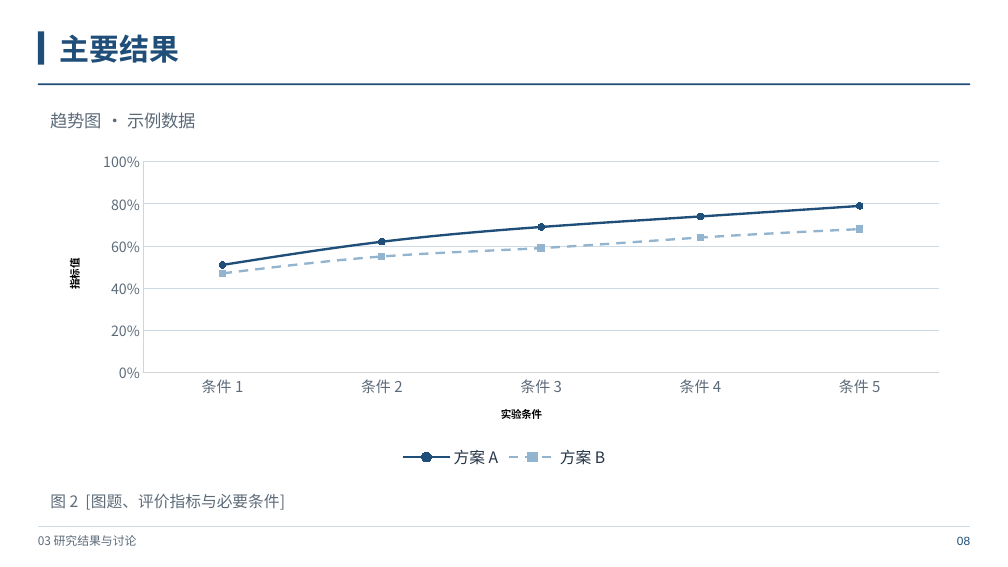
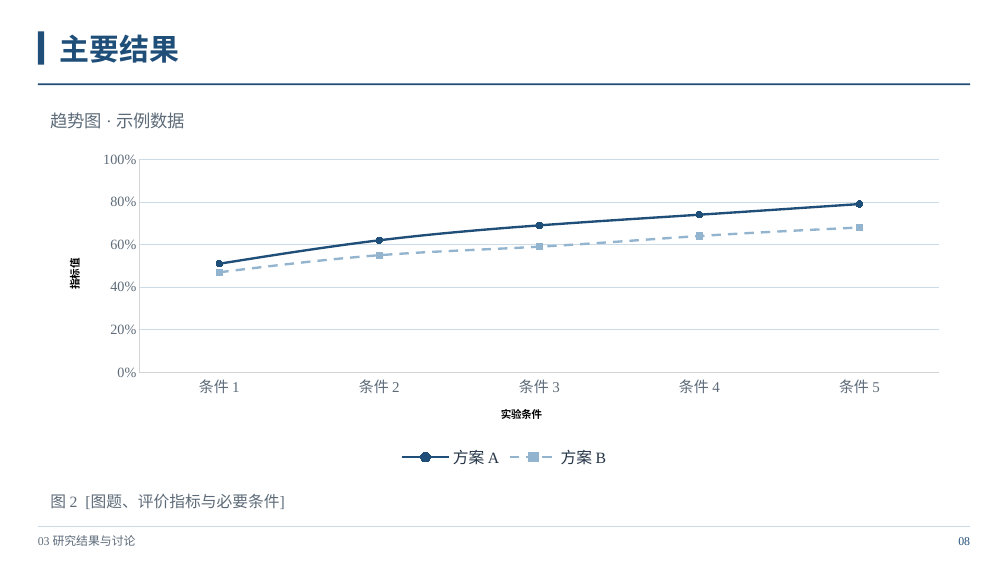
Before and after one commit to Starxy/skills, a slide deck: slide 8 of skills/ppt-craft/assets/academic-blue-template.pptx. Drawn at 1008x567 pixels with LibreOffice and Linux fonts; fonts in the diff are those of the drawing. Boxes give left, top, right and bottom in pixels: in the first picture for what was removed or moved away, otherwise in the second. Text is boxed around its words. In the diff, an @@ line names an element or a change of style, - is before the commit and + after.

```diff
--- a/skills/ppt-craft/assets/academic-blue-template.pptx
+++ b/skills/ppt-craft/assets/academic-blue-template.pptx
@@ line chart at (51,145,958,472) @@
@@ legend changed @@
@@ category axis changed @@
@@ value axis changed @@
@@ lettering changed @@
@@ font Noto Sans CJK SC to Times New Roman in 3 elements at (38,535,136,546), (50,112,185,129), (50,494,285,509) @@
@@ text "08" at (958,537,970,545): font Arial to Times New Roman @@
```
Also in this commit, not shown: 15 other slides changed, 5 other files.
